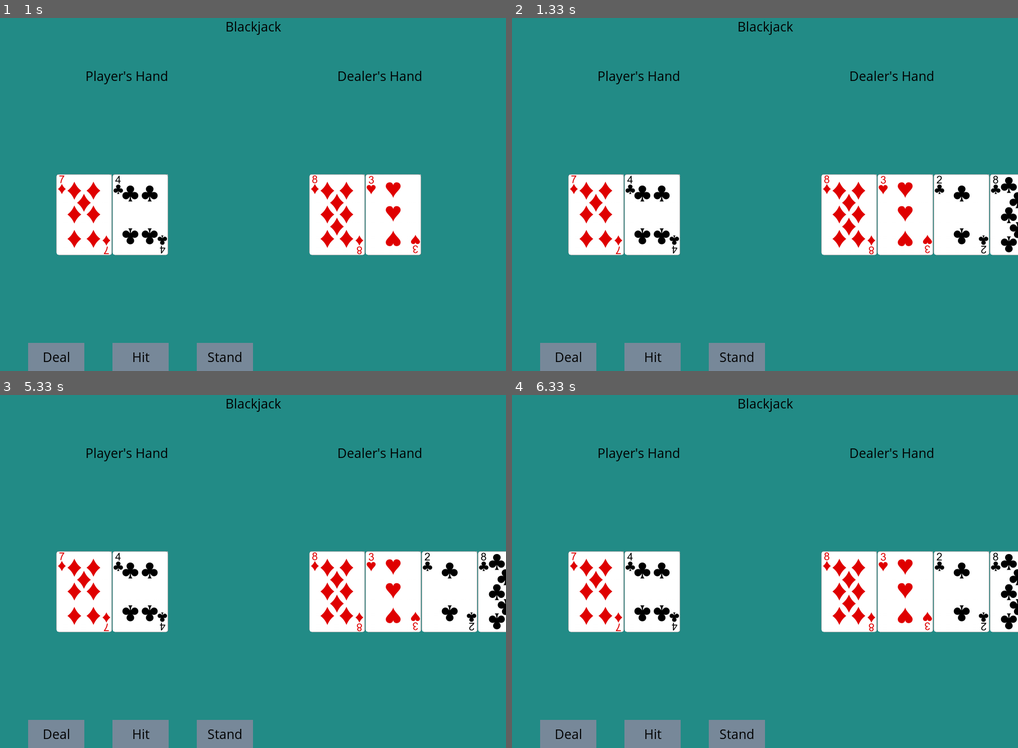
Above: before the commit, frames 1-4 (two rows, left to right).
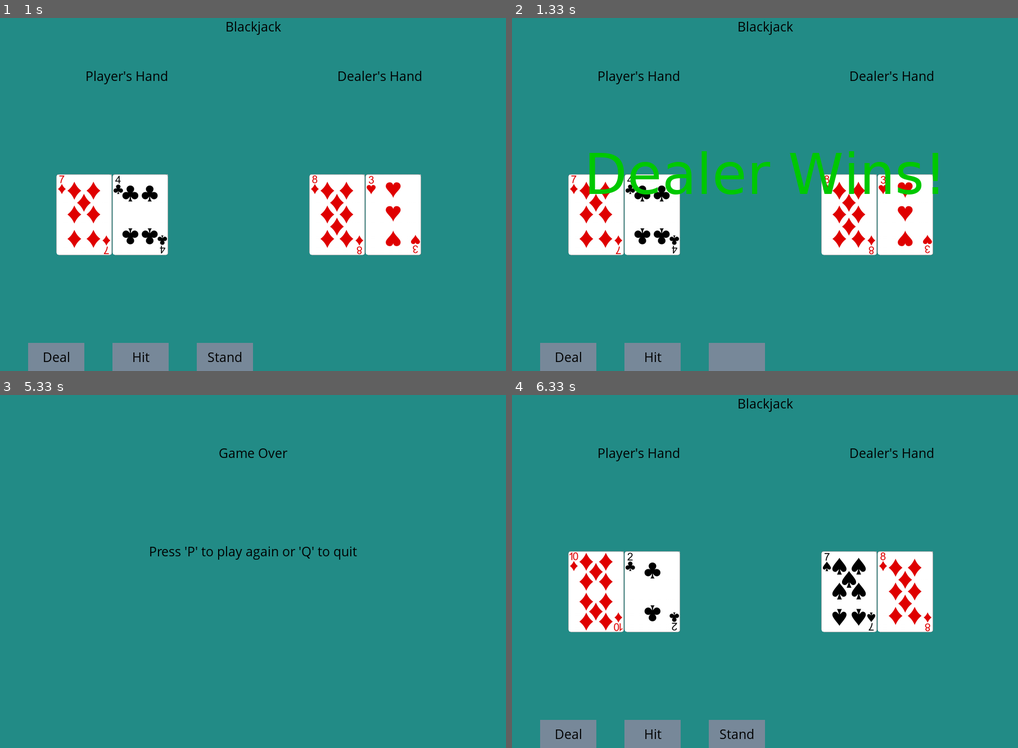
Above: after the commit, the same moments.

Repository: Breedlove-Jason/blackjack
Game: pygame game, started from blackjack.py
The game is run twice, just before and just after one commit, with the same random seed, the same clock (stepped at 60 frames per second) and the same inputs.
Inputs:
- Up to frame 1 (1 s): tap C at 0.33 s; hold P from 0.67 s (still down)
- Up to frame 2 (1.33 s): release P at 1.13 s; click "Stand" at 1.22 s
- Up to frame 3 (5.33 s): no input
- Up to frame 4 (6.33 s): hold P from 6 s (still down)

Frame 1 is identical in both runs. In frame 2, 6.4% of the frame differs, in the area x 15-100%, y 37-98%; in frame 3, 17%, in the area x 5-100%, y 0-100%; in frame 4, 6.5%.

Commit message:
fix flickering, issue with multiple cards being drawn after a hit or stay.

Diff:
--- a/blackjack.py
+++ b/blackjack.py
@@ -89,7 +89,6 @@
         while self.value > 21 and aces:
             self.value -= 10
             aces -= 1
-        print(f'Player Hand {self.value}')
 
     def win_condition(self, other_hand):
         if self.value > 21:
@@ -111,39 +110,37 @@
 
 
 # Helper Functions
-def text_objects(text, font):
+def text_objects(text, font, color):
     """
     Creates a text surface and its rect.
-    """
-    text_surface = font.render(text, True, BLACK)
-    return text_surface, text_surface.get_rect()
-
-
-def end_text_objects(text, font, color):
-    """
-    Creates an end game text surface and its rect.
     """
     text_surface = font.render(text, True, color)
     return text_surface, text_surface.get_rect()
 
 
-def game_texts(screen, text, x, y):
-    """
-    Displays game text on the screen.
-    """
-    text_surf, text_rect = text_objects(text, textfont)
+def display_text(screen, text, font, x, y, color):
+    """
+    Displays text on the screen.
+    """
+    text_surf, text_rect = text_objects(text, font, color)
     text_rect.center = (x, y)
     screen.blit(text_surf, text_rect)
 
 
+def game_texts(screen, text, x, y):
+    """
+    Displays game text on the screen.
+    """
+    display_text(screen, text, textfont, x, y, BLACK)
+
+
 def game_finish(screen, text, x, y, color):
     """
     Displays game finish text on the screen.
     """
-    text_surf, text_rect = end_text_objects(text, game_end, color)
-    text_rect.center = (x, y)
-    screen.blit(text_surf, text_rect)
-    pygame.display.update()
+    display_text(screen, text, game_end, x, y, color)
+    pygame.display.flip()
+    time.sleep(4)  # Delay to make the result visible
 
 
 def display_card(screen, card, x, y):
@@ -155,28 +152,42 @@
     screen.blit(card_img, (x, y))
 
 
+def deal_card(deck, hand):
+    """
+    Deals a card to a hand.
+    """
+    hand.add_card(deck.deal())
+
+
+def handle_events():
+    global game_state
+    for event in pygame.event.get():
+        if event.type == pygame.QUIT:
+            pygame.quit()
+            sys.exit()
+        if event.type == pygame.KEYDOWN:
+            if event.key == pygame.K_p:
+                game_state = 'play'
+            if event.key == pygame.K_q:
+                pygame.quit()
+                sys.exit()
+            if event.key == pygame.K_c:
+                game_state = 'play'
+
+
 # Game Functions
 def game_intro():
     """
     Displays the game intro screen.
     """
-    intro = True
-    while intro:
-        for event in pygame.event.get():
-            if event.type == pygame.QUIT:
-                pygame.quit()
-                sys.exit()
-            if event.type == pygame.KEYDOWN:
-                if event.key == pygame.K_c:
-                    intro = False
-                if event.key == pygame.K_q:
-                    pygame.quit()
-                    sys.exit()
+    global game_state
+    while game_state == 'intro':
+        handle_events()
 
         screen.fill(BACKGROUND_COLOR)
         game_texts(screen, "Welcome to Blackjack!", DISPLAY_WIDTH // 2, DISPLAY_HEIGHT // 4)
         game_texts(screen, "Press 'C' to play or 'Q' to quit", DISPLAY_WIDTH // 2, DISPLAY_HEIGHT // 2)
-        pygame.display.update()
+        pygame.display.flip()
         clock.tick(15)
 
 
@@ -184,25 +195,17 @@
     """
     Main game loop for blackjack.
     """
+    global game_state
     deck = Deck()
     deck.shuffle()
 
     player_hand = Hand()
     dealer_hand = Hand()
 
-    for _ in range(2):
-        player_hand.add_card(deck.deal())
-        dealer_hand.add_card(deck.deal())
-
-    game = True
-    player_bust = False
-
-    while game:
-        for event in pygame.event.get():
-            if event.type == pygame.QUIT:
-                pygame.quit()
-                sys.exit()
-            # Event handling for buttons should go here.
+    deal(deck, player_hand, dealer_hand)
+
+    while game_state == 'play':
+        handle_events()
 
         screen.fill(BACKGROUND_COLOR)
 
@@ -231,14 +234,26 @@
 
         if player_hand.value > 21:
             player_bust = True
-            game = False
-
-    if player_bust:
-        game_finish(screen, "Player Busts! Dealer Wins!", DISPLAY_WIDTH // 2, DISPLAY_HEIGHT // 2, RED)
-    else:
-        game_finish(screen, "Player Wins!", DISPLAY_WIDTH // 2, DISPLAY_HEIGHT // 2, GREEN)
-
-    game_over_screen()
+            game_state = 'end'
+            game_finish(screen, "Player Busts! Dealer Wins!", DISPLAY_WIDTH // 2, DISPLAY_HEIGHT // 2, RED)
+        elif dealer_hand.value > 21:
+            game_state = 'end'
+            game_finish(screen, "Dealer Busts! Player Wins!", DISPLAY_WIDTH // 2, DISPLAY_HEIGHT // 2, GREEN)
+
+
+def game_over_screen():
+    """
+    Displays the game over screen with options to play again or quit.
+    """
+    global game_state
+    while game_state == 'end':
+        handle_events()
+
+        screen.fill(BACKGROUND_COLOR)
+        game_texts(screen, "Game Over", DISPLAY_WIDTH // 2, DISPLAY_HEIGHT // 4)
+        game_texts(screen, "Press 'P' to play again or 'Q' to quit", DISPLAY_WIDTH // 2, DISPLAY_HEIGHT // 2)
+        pygame.display.flip()
+        clock.tick(15)
 
 
 # Helper functions for button interactions
@@ -246,17 +261,22 @@
     player_hand.cards.clear()
     dealer_hand.cards.clear()
     for _ in range(2):
-        player_hand.add_card(deck.deal())
-        dealer_hand.add_card(deck.deal())
+        deal_card(deck, player_hand)
+        deal_card(deck, dealer_hand)
+    player_hand.calc_value()
+    dealer_hand.calc_value()
 
 
 def hit(deck, hand):
-    hand.add_card(deck.deal())
+    if len(hand.cards) < 5:
+        deal_card(deck, hand)
+        hand.calc_value()
 
 
 def stand(deck, player_hand, dealer_hand):
     while dealer_hand.value < 17:
-        hit(deck, dealer_hand)
+        deal_card(deck, dealer_hand)
+        dealer_hand.calc_value()
 
     check_win(player_hand, dealer_hand)
 
@@ -264,6 +284,8 @@
 def check_win(player_hand, dealer_hand):
     result = player_hand.win_condition(dealer_hand)
     game_finish(screen, result, DISPLAY_WIDTH // 2, DISPLAY_HEIGHT // 2, GREEN if "Wins" in result else BLACK)
+    global game_state
+    game_state = 'end'
 
 
 def draw_button(text, x, y, width, height, inactive_color, active_color, action):
@@ -273,33 +295,10 @@
         pygame.draw.rect(screen, active_color, (x, y, width, height))
         if click[0] == 1:
             action()
+            pygame.event.clear(pygame.MOUSEBUTTONDOWN)  # Clear the button press event
     else:
         pygame.draw.rect(screen, inactive_color, (x, y, width, height))
     game_texts(screen, text, x + width / 2, y + height / 2)
-
-
-def game_over_screen():
-    """
-    Displays the game over screen with options to play again or quit.
-    """
-    over = True
-    while over:
-        for event in pygame.event.get():
-            if event.type == pygame.QUIT:
-                pygame.quit()
-                sys.exit()
-            if event.type == pygame.KEYDOWN:
-                if event.key == pygame.K_p:
-                    over = False
-                if event.key == pygame.K_q:
-                    pygame.quit()
-                    sys.exit()
-
-        screen.fill(BACKGROUND_COLOR)
-        game_texts(screen, "Game Over", DISPLAY_WIDTH // 2, DISPLAY_HEIGHT // 4)
-        game_texts(screen, "Press 'P' to play again or 'Q' to quit", DISPLAY_WIDTH // 2, DISPLAY_HEIGHT // 2)
-        pygame.display.update()
-        clock.tick(15)
 
 
 # Main Code
@@ -307,9 +306,15 @@
 pygame.display.set_caption("Blackjack")
 clock = pygame.time.Clock()
 
-game_intro()
+game_state = 'intro'  # Define game_state before calling game_intro
+
 while True:
-    game_loop()
+    if game_state == 'intro':
+        game_intro()
+    elif game_state == 'play':
+        game_loop()
+    elif game_state == 'end':
+        game_over_screen()
 
 pygame.quit()
 sys.exit()
